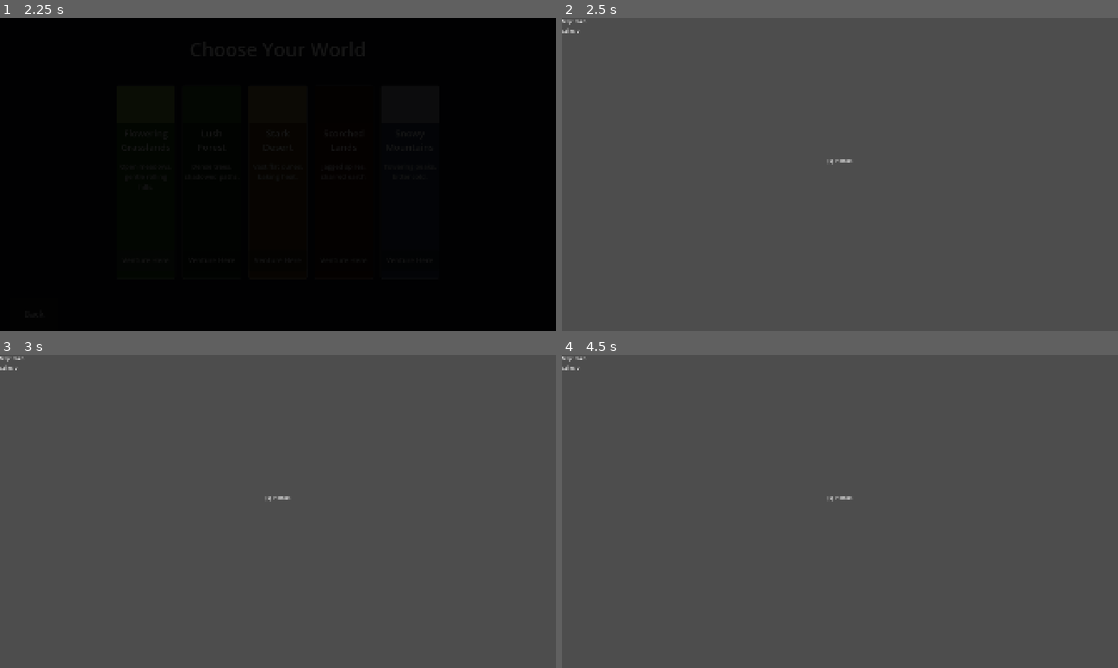
Above: before the commit, frames 1-4 (two rows, left to right).
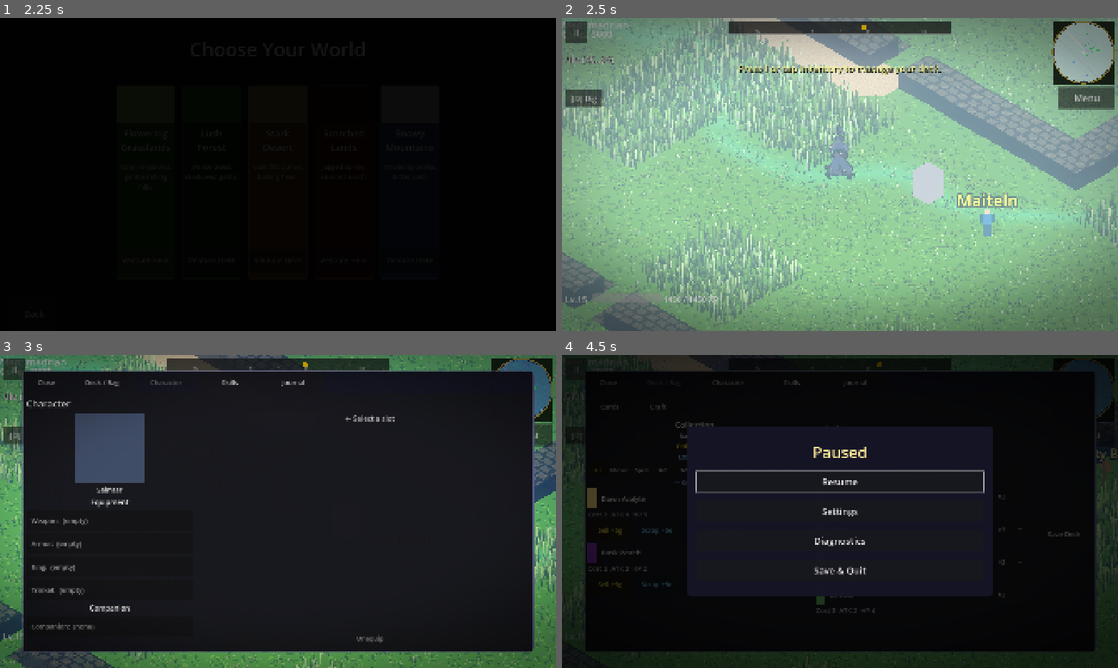
Above: after the commit, the same moments.

Repository: ChrisPauly97/pear-pudding-godot
Game: Godot game, scene res://scenes/ui/MenuScene.tscn
The game is run twice, just before and just after one commit, with the same random seed, the same clock (stepped at 60 frames per second) and the same inputs. Sound files missing from this copy of the repository are replaced by a short silence.
Inputs (mouse positions are in pixels of both pictures, inside the frame that each line leads up to):
- Up to frame 1 (2.25 s): click "New Game" at 0.5 s; click "New Game" at 1.25 s; click "Venture Here" at 2 s
- Up to frame 2 (2.5 s): no input
- Up to frame 3 (3 s): tap I (inventory) at 2.75 s; move the mouse to (400, 495) at 2.77 s; hold D (move_right) from 2.78 s (still down); hold C (character) from 2.78 s (still down); click (400, 495) at 2.92 s
- Up to frame 4 (4.5 s): tap Space (jump) at 3.02 s; release D (move_right) at 3.5 s; release C (character) at 3.5 s; tap I (inventory) at 3.5 s; drag from (728, 527) to (812, 574) at 3.52 s; click (578, 367) at 4.25 s, where only the run after the commit has a clickable "II"

Frame 1 is identical in both runs. In frame 2, 97% of the frame differs, in the area x 0-100%, y 0-100%; in frame 3, 96%; in frame 4, 99%.
Error before the commit: Parse Error: Could not preload resource script "res://game_logic/TextureGen.gd". (res://autoloads/CardRegistry.gd:4)

Commit message:
TID-341: Raise co-op player cap to 4 + deterministic N-peer avatar spawn
Lift the 2-player co-op cap to 4 and generalize avatar spawning to N peers.

- NetworkManager: replace MAX_PEERS=1 with DEFAULT_MAX_CLIENTS=3 and add a
  max_clients param to host() (host occupies no slot => 4 players; dedicated
  server can pass 4 later without re-editing the constant).
- AvatarSync: add pure spawn_offset(peer_id, tile_size) ring fan-out so up to
  4 avatars don't stack on the shared SPAWN tile; WorldScene applies it.
- Tests: +5 spawn_offset cases (1562 pass / 0 fail); coop + rehost smoke PASS.
- Docs: multiplayer-coop.md updated (4 players, host() signature, fan-out).

Opportunistic fix (BID-023): branch HEAD did not compile under Godot 4.6 —
TextureGen.gd used Python // integer division and CardRegistry.gd called the
2-arg Dictionary.get() form on a Resource. Both blocked all compilation via
preload cascades. Fixed; logged BID-023 + a CLAUDE.md learning.

Co-Authored-By: Claude Opus 4.8 <noreply@anthropic.com>
Claude-Session: https://claude.ai/code/session_01NBVUyyyvrCp47nGGnK6j38

Diff:
--- a/autoloads/CardRegistry.gd
+++ b/autoloads/CardRegistry.gd
@@ -162,8 +162,12 @@
 			_cards[card_id] = res
 			var illus = res.get("illustration")
 			if illus == null:
-				var card_class_val: String = str(res.get("card_class", ""))
-				var magic_branch: String = str(res.get("magic_branch", ""))
+				# res is a Resource (Object): Object.get() takes ONE arg — the 2-arg
+				# Dictionary.get(key, default) form is a parse error under Godot 4.6.
+				var cc_val = res.get("card_class")
+				var mb_val = res.get("magic_branch")
+				var card_class_val: String = str(cc_val) if cc_val != null else ""
+				var magic_branch: String = str(mb_val) if mb_val != null else ""
 				var illus_key: String = "spell" if card_class_val == "spell" else card_id
 				res.set("illustration", TextureGen.card_illustration(illus_key, magic_branch))
 		else:
--- a/autoloads/NetworkManager.gd
+++ b/autoloads/NetworkManager.gd
@@ -12,7 +12,11 @@
 enum Transport { ENET, STEAM }
 
 const DEFAULT_PORT: int = 24565
-const MAX_PEERS: int = 1  # 2-player slice: host + 1 client
+# Default ENet client capacity for a host-is-player session: 3 clients + the host
+# = 4 players total. Exposed as a host() parameter (not baked into create_server)
+# so a future dedicated server (GID-097, host is not a player) can pass 4 without
+# re-editing this file.
+const DEFAULT_MAX_CLIENTS: int = 3
 
 # LAN discovery (separate UDP channel from the ENet game connection).
 const DISCOVERY_PORT: int = 24566
@@ -55,8 +59,10 @@
 # Public API
 # ---------------------------------------------------------------------------
 
-## Start hosting on the given port. Returns OK or an Error code.
-func host(port: int = DEFAULT_PORT) -> Error:
+## Start hosting on the given port. `max_clients` is the number of ENet clients
+## allowed (the host occupies no client slot), defaulting to a 4-player co-op
+## session. Returns OK or an Error code.
+func host(port: int = DEFAULT_PORT, max_clients: int = DEFAULT_MAX_CLIENTS) -> Error:
 	# Free any stale peer/port from a prior session before re-binding, otherwise
 	# create_server() fails with "address in use" on repeat Host presses (TID-337).
 	_reset_session()
@@ -66,7 +72,7 @@
 	var enet: ENetMultiplayerPeer = peer as ENetMultiplayerPeer
 	if enet == null:
 		return ERR_UNAVAILABLE
-	var err: Error = enet.create_server(port, MAX_PEERS)
+	var err: Error = enet.create_server(port, max_clients)
 	if err != OK:
 		return err
 	multiplayer.multiplayer_peer = peer
--- a/game_logic/TextureGen.gd
+++ b/game_logic/TextureGen.gd
@@ -174,8 +174,8 @@
 		_prop_px(d, 8, 10 + i, 50, 130, 40)
 	for sx in [-1, 1]:
 		for i in range(4):
-			_prop_px(d, 8 + sx * (i+1), 9 - i//2, 60, 160, 50)
-			_prop_px(d, 8 + sx * (i+1), 10 - i//2, 45, 140, 35)
+			_prop_px(d, 8 + sx * (i+1), 9 - i / 2, 60, 160, 50)
+			_prop_px(d, 8 + sx * (i+1), 10 - i / 2, 45, 140, 35)
 	return _prop_img(d)
 
 static func _gen_prop_cactus() -> ImageTexture:
@@ -199,7 +199,7 @@
 			if (y-12)*(y-12) + (x-8)*(x-8) < 18:
 				_prop_px(d, x, y, 90, 65, 35)
 	for sx in [-3, -2, -1, 1, 2, 3]:
-		_prop_px(d, 8+sx, 10 + sx*sx//3, 110, 80, 40)
+		_prop_px(d, 8+sx, 10 + sx * sx / 3, 110, 80, 40)
 	return _prop_img(d)
 
 static func _gen_prop_ash() -> ImageTexture:
--- a/game_logic/net/AvatarSync.gd
+++ b/game_logic/net/AvatarSync.gd
@@ -28,3 +28,19 @@
 static func interp(current: Vector3, target: Vector3, delta: float, rate: float) -> Vector3:
 	var t: float = clamp(delta * rate, 0.0, 1.0)
 	return current.lerp(target, t)
+
+
+## Number of distinct ring slots a remote avatar's initial spawn can land on.
+const SPAWN_RING_SLOTS: int = 12
+
+## Deterministic XZ fan-out offset for a remote avatar's initial spawn, keyed by
+## `peer_id`. With up to 4 players sharing one SPAWN marker the seeded positions
+## would otherwise stack on the same tile until the first network packet arrives.
+## The offset is a ring slot (`peer_id mod SPAWN_RING_SLOTS`) at a 2-tile radius,
+## so it is stable across join order and frames and never lands on the centre.
+## Returns (x_offset, z_offset) in world units.
+static func spawn_offset(peer_id: int, tile_size: float) -> Vector2:
+	var slot: int = abs(peer_id) % SPAWN_RING_SLOTS
+	var angle: float = TAU * float(slot) / float(SPAWN_RING_SLOTS)
+	var radius: float = 2.0 * tile_size
+	return Vector2(cos(angle) * radius, sin(angle) * radius)
--- a/scenes/world/WorldScene.gd
+++ b/scenes/world/WorldScene.gd
@@ -490,8 +490,13 @@
 func _spawn_remote_player(pid: int) -> void:
 	if _remote_player_nodes.has(pid):
 		return
-	var spawn_x: float = _player.position.x if _player != null else 0.0
-	var spawn_z: float = _player.position.z if _player != null else 0.0
+	# Seed near the local player but fan out by a deterministic per-peer ring offset
+	# so up to 4 avatars don't stack on the shared SPAWN tile before packets flow.
+	var base_x: float = _player.position.x if _player != null else 0.0
+	var base_z: float = _player.position.z if _player != null else 0.0
+	var off: Vector2 = _AvatarSync.spawn_offset(pid, IsoConst.TILE_SIZE)
+	var spawn_x: float = base_x + off.x
+	var spawn_z: float = base_z + off.y
 	var rp: Node3D = _RemotePlayerScene.instantiate() as Node3D
 	rp.set("world_scene", self)
 	rp.init_from_data({"peer_id": pid, "x": spawn_x, "z": spawn_z})
--- a/tests/unit/test_coop_sync.gd
+++ b/tests/unit/test_coop_sync.gd
@@ -102,3 +102,46 @@
 	# Simulate 15 Hz tick at rate 12 → factor ≈ 0.8; result must stay ≤ target
 	var result: Vector3 = AvatarSync.interp(current, target, 1.0 / 15.0, 12.0)
 	assert_lte(result.x, target.x + 0.0001, "must not overshoot target")
+
+
+# ---------------------------------------------------------------------------
+# spawn_offset — deterministic N-peer fan-out (TID-341)
+# ---------------------------------------------------------------------------
+
+func test_spawn_offset_is_deterministic() -> void:
+	var a: Vector2 = AvatarSync.spawn_offset(42, 2.0)
+	var b: Vector2 = AvatarSync.spawn_offset(42, 2.0)
+	assert_almost_eq(a.x, b.x)
+	assert_almost_eq(a.y, b.y)
+
+
+func test_spawn_offset_distinct_slots_distinct_offsets() -> void:
+	# Four peer ids mapping to four different ring slots must not stack.
+	var ids: Array[int] = [1, 2, 3, 4]
+	var seen: Array[Vector2] = []
+	for pid in ids:
+		var off: Vector2 = AvatarSync.spawn_offset(pid, 2.0)
+		for prev in seen:
+			assert_gt(off.distance_to(prev), 0.01,
+				"peer %d offset collides with an earlier peer" % pid)
+		seen.append(off)
+
+
+func test_spawn_offset_radius_is_two_tiles() -> void:
+	# Every slot sits on a ring of radius 2 * tile_size from the centre.
+	var tile: float = 3.0
+	var off: Vector2 = AvatarSync.spawn_offset(5, tile)
+	assert_almost_eq(off.length(), 2.0 * tile)
+
+
+func test_spawn_offset_never_at_centre() -> void:
+	# A zero offset would stack the avatar on the local player — never allowed.
+	for pid in range(0, 24):
+		var off: Vector2 = AvatarSync.spawn_offset(pid, 1.0)
+		assert_gt(off.length(), 0.01, "peer %d landed at the centre" % pid)
+
+
+func test_spawn_offset_handles_large_peer_ids() -> void:
+	# Real ENet peer ids are large random ints; abs(%) must stay in range.
+	var off: Vector2 = AvatarSync.spawn_offset(2138472913, 2.0)
+	assert_almost_eq(off.length(), 4.0)
Not shown, changed: CLAUDE.md
Not shown, changed: docs/agent/multiplayer-coop.md
Not shown, added: tasks/archive/backlog/BID-023--head-did-not-compile-godot46.md
Not shown, changed: tasks/goals/GID-094--multiplayer-foundations/TID-341--n-player-capacity.md
Not shown, changed: tasks/goals/GID-094--multiplayer-foundations/goal.md
Not shown, changed: tasks/index.md
